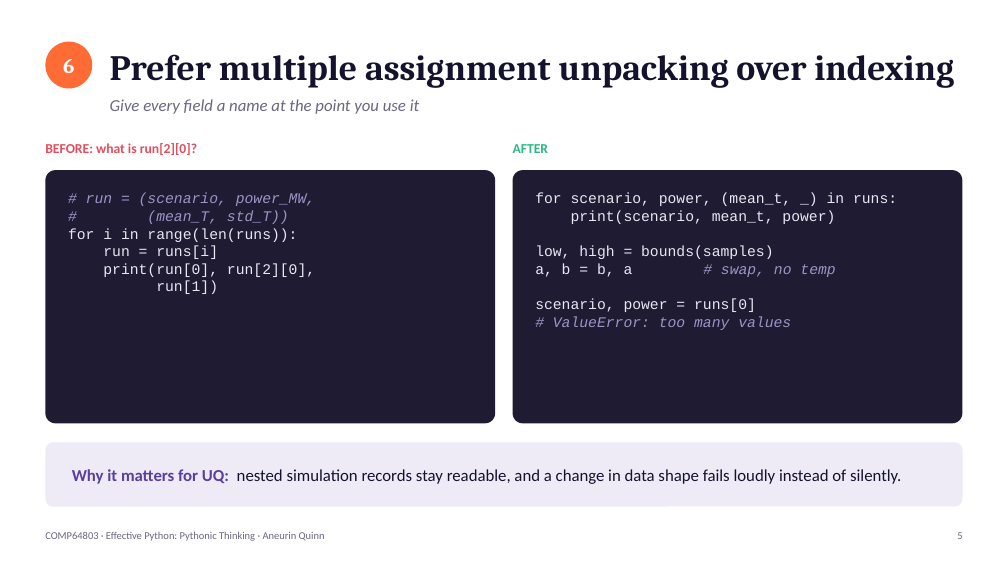
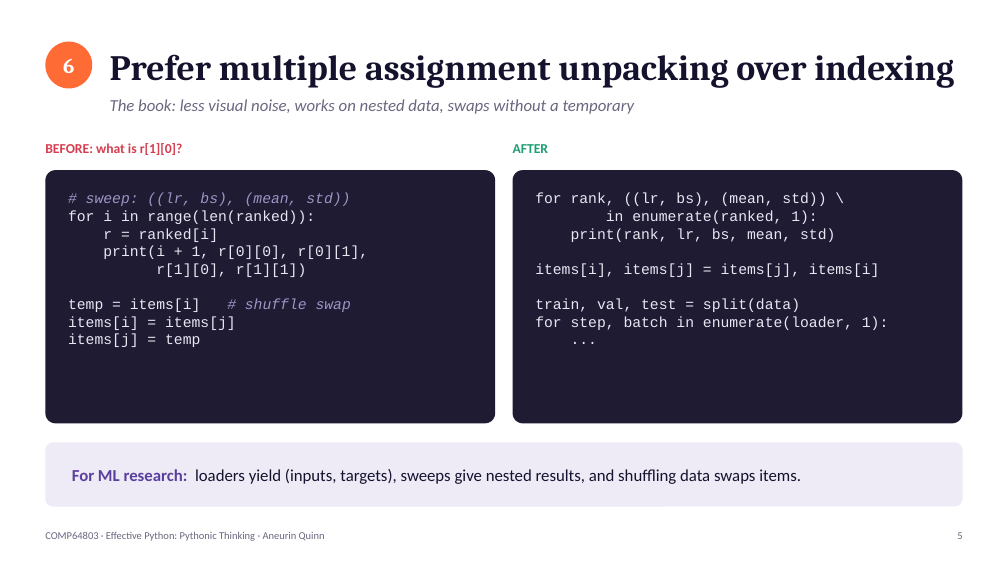
Before and after one commit to mingfeisun/COMP64803-Responsible-Reproducible-AI, a slide deck: slide 5 of cohort-2026/Aneurin_Quinn/Effective_Python/Pythonic_Thinking_AQ.pptx. Drawn at 1008x567 pixels with LibreOffice and Linux fonts; fonts in the diff are those of the drawing. Boxes give left, top, right and bottom in pixels: in the first picture for what was removed or moved away, otherwise in the second. Text is boxed around its words. In the diff, an @@ line names an element or a change of style, - is before the commit and + after.

```diff
--- a/cohort-2026/Aneurin_Quinn/Effective_Python/Pythonic_Thinking_AQ.pptx
+++ b/cohort-2026/Aneurin_Quinn/Effective_Python/Pythonic_Thinking_AQ.pptx
@@ text at [110, 99, 635, 114]: text changed @@
-Give every field a name at the point you use it
+The book: less visual noise, works on nested data, swaps without a temporary
@@ text at [45, 143, 183, 155]: text changed; text colour #E04F5F to #D63E50 @@
-BEFORE: what is run[2][0]?
+BEFORE: what is r[1][0]?
@@ text "AFTER" at [513, 144, 549, 153]: text colour #2EB886 to #1F9E72 @@
@@ text at [68, 192, 369, 347]: text changed @@
-# run = (scenario, power_MW,
-# (mean_T, std_T))
-for i in range(len(runs)):
-run = runs[i]
-print(run[0], run[2][0],
-run[1])
+# sweep: ((lr, bs), (mean, std))
+for i in range(len(ranked)):
+r = ranked[i]
+print(i + 1, r[0][0], r[0][1],
+r[1][0], r[1][1])
+temp = items[i] # shuffle swap
+items[i] = items[j]
+items[j] = temp
@@ text at [535, 192, 888, 330]: text changed @@
-for scenario, power, (mean_t, _) in runs:
-print(scenario, mean_t, power)
-low, high = bounds(samples)
-a, b = b, a # swap, no temp
-scenario, power = runs[0]
-# ValueError: too many values
+for rank, ((lr, bs), (mean, std)) \
+in enumerate(ranked, 1):
+print(rank, lr, bs, mean, std)
+items[i], items[j] = items[j], items[i]
+train, val, test = split(data)
+for step, batch in enumerate(loader, 1):
+...
@@ text at [72, 469, 801, 484]: text changed @@
-Why it matters for UQ: nested simulation records stay readable, and a change in data shape fails loudly instead of silently.
+For ML research: loaders yield (inputs, targets), sweeps give nested results, and shuffling data swaps items.
```
Also in this commit, not shown: 7 other slides changed, 2 slides added, 2 slides removed, 8 other files.
